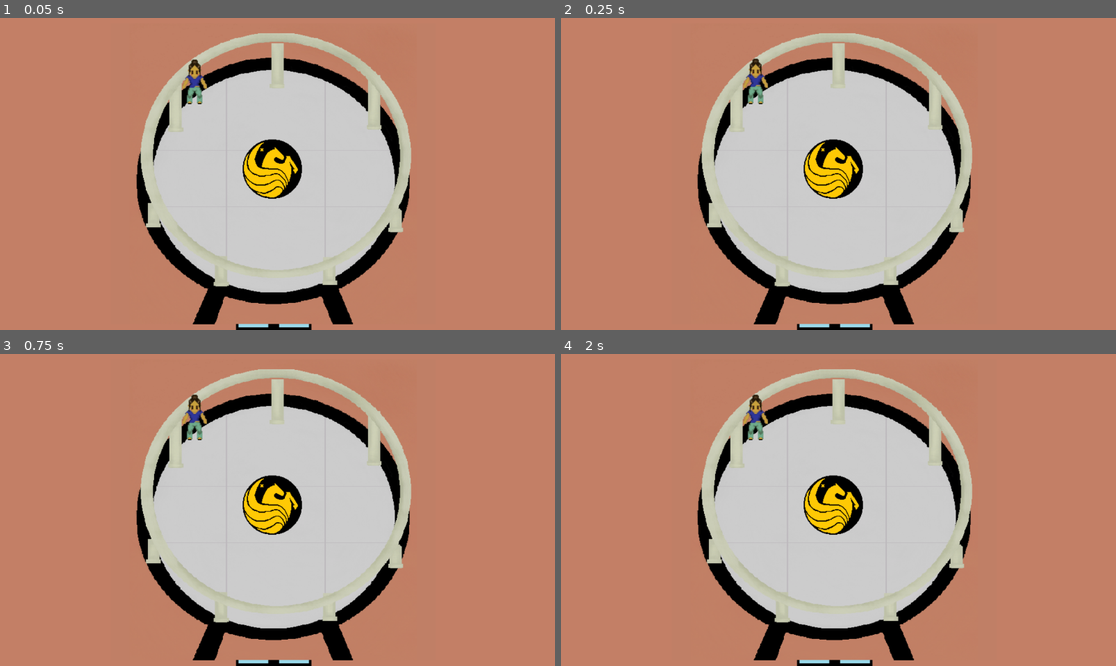
Above: before the commit, frames 1-4 (two rows, left to right).
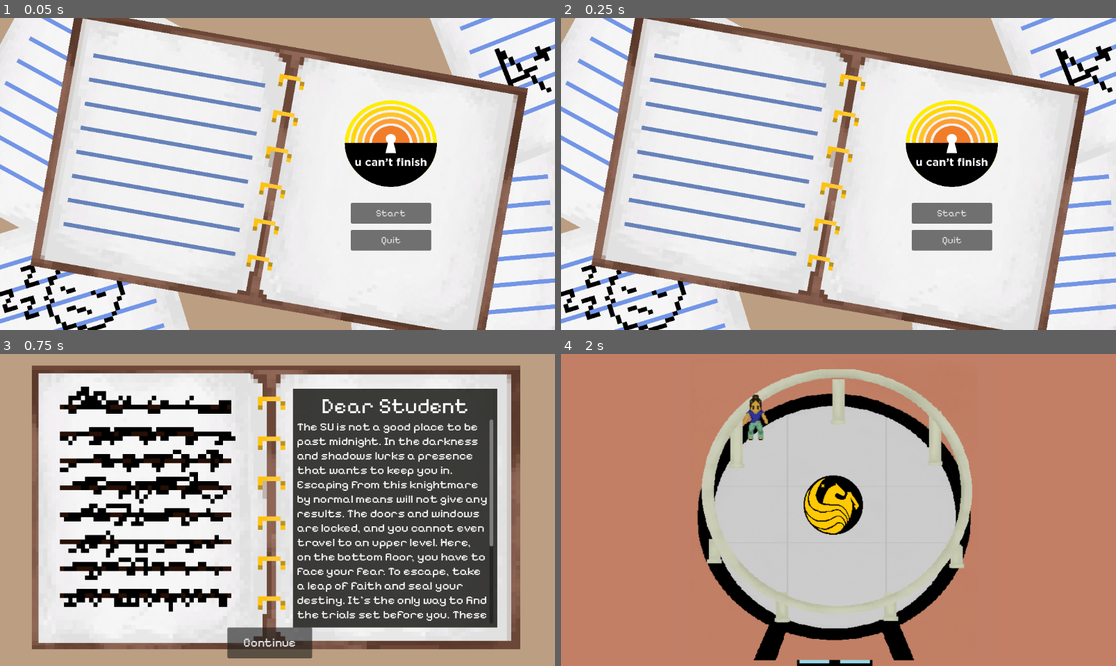
Above: after the commit, the same moments.

Repository: Sindhu9626/GWCProject-UCF
Game: Godot game, scene res://scenes/Title_screen.tscn
Same seed, same stepped clock (60 frames per second), same inputs: the game is played once before the commit and once after it. Before the commit the project starts from res://scenes/game.tscn.
Inputs (mouse positions are in pixels of both pictures, inside the frame that each line leads up to):
- Up to frame 1 (0.05 s): no input
- Up to frame 2 (0.25 s): no input
- Up to frame 3 (0.75 s): click (388, 550) at 0.5 s, where only the run after the commit has a clickable "Start"
- Up to frame 4 (2 s): click (832, 644) at 1.25 s, where only the run after the commit has a clickable "Continue"

The runs differ from the first frame. In frame 1, 98% of the frame differs, in the area x 0-100%, y 0-100%; in frame 2, 98%; in frame 3, 97%; in frame 4, nothing differs.

Commit message:
added title and note screens properly

Diff:
--- /dev/null
+++ b/gw-cproject/assets/continue_button.gd
@@ -0,0 +1,5 @@
+extends Button
+
+func on_note_continue_pressed():
+	get_parent().visible = false
+	get_tree().change_scene_to_file("res://game_screen.tscn")
--- /dev/null
+++ b/gw-cproject/assets/exit_button.gd
@@ -0,0 +1,7 @@
+extends TextureButton
+
+func _on_exit_pressed():
+	print("exit button pressed")
+
+	# Hides the notes page
+	owner.hide()
--- /dev/null
+++ b/gw-cproject/assets/icon.svg
@@ -0,0 +1 @@
+<svg xmlns="http://www.w3.org/2000/svg" width="128" height="128"><rect width="124" height="124" x="2" y="2" fill="#363d52" stroke="#212532" stroke-width="4" rx="14"/><g fill="#fff" transform="translate(12.322 12.322)scale(.101)"><path d="M105 673v33q407 354 814 0v-33z"/><path fill="#478cbf" d="m105 673 152 14q12 1 15 14l4 67 132 10 8-61q2-11 15-15h162q13 4 15 15l8 61 132-10 4-67q3-13 15-14l152-14V427q30-39 56-81-35-59-83-108-43 20-82 47-40-37-88-64 7-51 8-102-59-28-123-42-26 43-46 89-49-7-98 0-20-46-46-89-64 14-123 42 1 51 8 102-48 27-88 64-39-27-82-47-48 49-83 108 26 42 56 81zm0 33v39c0 276 813 276 814 0v-39l-134 12-5 69q-2 10-14 13l-162 11q-12 0-16-11l-10-65H446l-10 65q-4 11-16 11l-162-11q-12-3-14-13l-5-69z"/><path d="M483 600c0 34 58 34 58 0v-86c0-34-58-34-58 0z"/><circle cx="725" cy="526" r="90"/><circle cx="299" cy="526" r="90"/></g><g fill="#414042" transform="translate(12.322 12.322)scale(.101)"><circle cx="307" cy="532" r="60"/><circle cx="717" cy="532" r="60"/></g></svg>
--- a/gw-cproject/project.godot
+++ b/gw-cproject/project.godot
@@ -11,7 +11,7 @@
 [application]
 
 config/name="GWCproject"
-run/main_scene="res://scenes/game.tscn"
+run/main_scene="uid://cpuphwfxhumii"
 config/features=PackedStringArray("4.6", "Forward Plus")
 config/icon="res://icon.svg"
 
--- /dev/null
+++ b/gw-cproject/scenes/Title_screen.tscn
@@ -0,0 +1,127 @@
+[gd_scene format=3 uid="uid://cpuphwfxhumii"]
+
+[ext_resource type="Texture2D" uid="uid://bsfj4fp3tn6qb" path="res://assets/notebook_blue.png" id="1_uffmt"]
+[ext_resource type="Texture2D" uid="uid://bhg7a7e1tvpwx" path="res://assets/page_doodles.png" id="2_0khuj"]
+[ext_resource type="Texture2D" uid="uid://bghb0wa7lieeu" path="res://assets/page_bluelines.png" id="3_7jtef"]
+[ext_resource type="Texture2D" uid="uid://vax7lg64jpwb" path="res://assets/game_logo.png" id="4_b72b4"]
+[ext_resource type="Script" path="res://scripts/quit_button.gd" id="5_0khuj"]
+[ext_resource type="FontFile" uid="uid://bpww68kvlsu7g" path="res://fonts/PixelifySans-Regular.ttf" id="5_b72b4"]
+[ext_resource type="Script" path="res://scripts/start_button.gd" id="6_ej8b0"]
+
+[node name="Control" type="Control" unique_id=629614880]
+layout_mode = 3
+anchors_preset = 15
+anchor_right = 1.0
+anchor_bottom = 1.0
+grow_horizontal = 2
+grow_vertical = 2
+
+[node name="ColorRect" type="ColorRect" parent="." unique_id=1835063309]
+z_index = -4
+layout_mode = 0
+offset_left = -66.0
+offset_top = -47.0
+offset_right = 1220.0
+offset_bottom = 708.0
+color = Color(0.7372549, 0.61960787, 0.50980395, 1)
+
+[node name="Title_notebook" type="TextureRect" parent="." unique_id=1636772942]
+layout_mode = 0
+offset_left = 157.00002
+offset_top = -19.0
+offset_right = 1110.4375
+offset_bottom = 522.3591
+rotation = 0.17453292
+texture = ExtResource("1_uffmt")
+expand_mode = 3
+
+[node name="doodlepage_1" type="TextureRect" parent="." unique_id=1575126530]
+z_index = -1
+layout_mode = 0
+offset_left = 825.77344
+offset_top = -168.10904
+offset_right = 1333.8087
+offset_bottom = 361.2966
+rotation = -0.37524578
+texture = ExtResource("2_0khuj")
+expand_mode = 3
+
+[node name="doodlepage_2" type="TextureRect" parent="." unique_id=627117565]
+z_index = -1
+layout_mode = 0
+offset_left = -167.45187
+offset_top = 499.04318
+offset_right = 325.26572
+offset_bottom = 1035.1246
+rotation = -0.29670596
+texture = ExtResource("2_0khuj")
+expand_mode = 3
+
+[node name="blankpage" type="TextureRect" parent="." unique_id=499845446]
+z_index = -2
+layout_mode = 0
+offset_left = 102.0
+offset_top = -130.99998
+offset_right = 580.55005
+offset_bottom = 395.43683
+rotation = 0.5009095
+texture = ExtResource("3_7jtef")
+expand_mode = 3
+
+[node name="blankpage2" type="TextureRect" parent="." unique_id=1506655956]
+z_index = -2
+layout_mode = 0
+offset_left = 690.00006
+offset_top = 192.0
+offset_right = 1170.3374
+offset_bottom = 732.54443
+rotation = -0.08726646
+texture = ExtResource("3_7jtef")
+expand_mode = 3
+
+[node name="logo" type="TextureRect" parent="." unique_id=4869977]
+layout_mode = 1
+anchors_preset = -1
+anchor_left = 0.58100003
+anchor_top = 0.19800001
+anchor_right = 0.82800007
+anchor_bottom = 0.60800004
+offset_left = -0.31201172
+offset_top = -0.3040161
+offset_right = -0.3560791
+offset_bottom = 0.015960693
+grow_horizontal = 2
+grow_vertical = 2
+texture = ExtResource("4_b72b4")
+expand_mode = 1
+
+[node name="start_button" type="Button" parent="." unique_id=1489290759]
+layout_mode = 0
+offset_left = 728.0
+offset_top = 384.0
+offset_right = 895.0
+offset_bottom = 427.0
+theme_override_fonts/font = ExtResource("5_b72b4")
+theme_override_font_sizes/font_size = 20
+text = "Start"
+script = ExtResource("6_ej8b0")
+
+[node name="quit_button" type="Button" parent="." unique_id=561764761]
+layout_mode = 0
+offset_left = 728.0
+offset_top = 440.0
+offset_right = 895.0
+offset_bottom = 483.0
+theme_override_fonts/font = ExtResource("5_b72b4")
+theme_override_font_sizes/font_size = 20
+text = "Quit"
+script = ExtResource("5_0khuj")
+
+[node name="ConfirmationDialog" type="ConfirmationDialog" parent="quit_button" unique_id=1829881654]
+dialog_text = "Are you sure you want to quit the game?
+All progress will be lost."
+dialog_close_on_escape = false
+
+[connection signal="pressed" from="start_button" to="start_button" method="_on_start_button_pressed"]
+[connection signal="pressed" from="quit_button" to="quit_button" method="_on_quit_button_pressed"]
+[connection signal="confirmed" from="quit_button/ConfirmationDialog" to="quit_button" method="_on_dialog_confirmed"]
--- /dev/null
+++ b/gw-cproject/scenes/notes_screen.tscn
@@ -0,0 +1,90 @@
+[gd_scene format=3 uid="uid://c8ps4tygy72nu"]
+
+[ext_resource type="Texture2D" uid="uid://cpkf7djyxnk7q" path="res://assets/notebook_black.png" id="1_nvpii"]
+[ext_resource type="Texture2D" uid="uid://dl4gxyr08f58k" path="res://assets/page_scribbles.png" id="2_olo5m"]
+[ext_resource type="FontFile" uid="uid://bpww68kvlsu7g" path="res://fonts/PixelifySans-Regular.ttf" id="3_o1x8c"]
+[ext_resource type="FontFile" uid="uid://ckervbxo0pcfs" path="res://fonts/PixelifySans-Medium.ttf" id="5_olo5m"]
+[ext_resource type="Script" uid="uid://bhvtd5updbl3m" path="res://scripts/continue_button.gd" id="6_o1x8c"]
+
+[node name="Control" type="Control" unique_id=1373059897]
+process_mode = 3
+layout_mode = 3
+anchors_preset = 15
+anchor_right = 1.0
+anchor_bottom = 1.0
+grow_horizontal = 2
+grow_vertical = 2
+
+[node name="background" type="ColorRect" parent="." unique_id=1099505810]
+layout_mode = 0
+offset_left = -47.0
+offset_top = -26.0
+offset_right = 1202.0
+offset_bottom = 684.0
+color = Color(0.7372549, 0.61960787, 0.50980395, 1)
+
+[node name="notebook" type="TextureRect" parent="." unique_id=1787940211]
+layout_mode = 0
+offset_left = 66.0
+offset_top = 24.0
+offset_right = 1080.0
+offset_bottom = 613.0
+texture = ExtResource("1_nvpii")
+expand_mode = 1
+
+[node name="scribbled_page" type="TextureRect" parent="notebook" unique_id=331307846]
+layout_mode = 0
+offset_left = 14.0
+offset_top = 16.0
+offset_right = 454.0
+offset_bottom = 576.0
+texture = ExtResource("2_olo5m")
+expand_mode = 1
+
+[node name="balck_bg" type="ColorRect" parent="notebook" unique_id=8369613]
+layout_mode = 0
+offset_left = 542.0
+offset_top = 48.0
+offset_right = 966.0
+offset_bottom = 544.0
+color = Color(0.015686275, 0.015686275, 0, 0.77254903)
+
+[node name="note_title" type="Label" parent="notebook/balck_bg" unique_id=1733460997]
+layout_mode = 0
+offset_left = 16.0
+offset_top = 8.0
+offset_right = 409.0
+offset_bottom = 64.0
+theme_override_fonts/font = ExtResource("3_o1x8c")
+theme_override_font_sizes/font_size = 45
+text = "Dear Student"
+horizontal_alignment = 1
+autowrap_mode = 3
+clip_text = true
+text_overrun_behavior = 6
+
+[node name="note_text" type="RichTextLabel" parent="notebook/balck_bg" unique_id=1190628686]
+layout_mode = 0
+offset_left = 8.0
+offset_top = 64.0
+offset_right = 416.0
+offset_bottom = 488.0
+theme_override_fonts/normal_font = ExtResource("3_o1x8c")
+theme_override_font_sizes/normal_font_size = 25
+text = "The SU is not a good place to be past midnight. In the darkness and shadows lurks a presence that wants to keep you in. Escaping from this knightmare by normal means will not give any results. The doors and windows are locked, and you cannot even travel to an upper level. Here, on the bottom floor, you have to face your fear. To escape, take a leap of faith and seal your destiny. It’s the only way to find the trials set before you. These trials build upon each other, so you must remember the answers you have given. And don’t forget that if you take too long, you might not be able to leave at all. Good luck!
+
+Your Friend,
+Knightro"
+
+[node name="continue_button" type="Button" parent="." unique_id=1997795251]
+layout_mode = 0
+offset_left = 472.0
+offset_top = 568.0
+offset_right = 648.0
+offset_bottom = 632.0
+theme_override_fonts/font = ExtResource("5_olo5m")
+theme_override_font_sizes/font_size = 25
+text = "Continue"
+script = ExtResource("6_o1x8c")
+
+[connection signal="pressed" from="continue_button" to="continue_button" method="on_note_continue_pressed"]
--- a/gw-cproject/scenes/scene_trigger.tscn
+++ b/gw-cproject/scenes/scene_trigger.tscn
@@ -1,6 +1,6 @@
 [gd_scene format=3 uid="uid://b8n8ymqeuxmwv"]
 
-[ext_resource type="Texture2D" uid="uid://ry2jsah228yo" path="res://assets/craftpix-556112-free-crystals-2d-game-items/PNG/shiny/3.png" id="1_al1jy"]
+[ext_resource type="Texture2D" uid="uid://qbfyl5oqvbvn" path="res://assets/Enviornmental Art/seal.png" id="1_al1jy"]
 
 [sub_resource type="CircleShape2D" id="CircleShape2D_h626q"]
 radius = 129.00388
--- /dev/null
+++ b/gw-cproject/scripts/continue_button.gd
@@ -0,0 +1,5 @@
+extends Button
+
+func on_note_continue_pressed():
+	get_parent().visible = false
+	get_tree().change_scene_to_file("res://scenes/game.tscn")
--- /dev/null
+++ b/gw-cproject/scripts/exit_button.gd
@@ -0,0 +1,7 @@
+extends TextureButton
+
+func _on_exit_pressed():
+	print("exit button pressed")
+
+	# Hides the notes page
+	owner.hide()
--- /dev/null
+++ b/gw-cproject/scripts/quit_button.gd
@@ -0,0 +1,15 @@
+extends Button
+
+@onready var confirm_dialog: ConfirmationDialog = $ConfirmationDialog
+
+func _ready() -> void:
+	$ConfirmationDialog.get_label().horizontal_alignment = HORIZONTAL_ALIGNMENT_CENTER
+
+# signal to quit the game
+func _on_quit_button_pressed():
+	if is_pressed():
+		confirm_dialog.popup_centered()
+		confirm_dialog.show()
+
+func _on_dialog_confirmed():
+	get_tree().quit()
--- /dev/null
+++ b/gw-cproject/scripts/resume_button.gd
@@ -0,0 +1,10 @@
+extends Button
+
+func _on_resume_button_pressed():
+	print("resume button pressed\n")
+
+	# Unpauses the game
+	get_tree().paused = false
+
+	# Hides the pause menu
+	owner.hide()
--- /dev/null
+++ b/gw-cproject/scripts/start_button.gd
@@ -0,0 +1,5 @@
+extends Button
+
+func _on_start_button_pressed():
+	print('Start button pressed\n')
+	get_tree().change_scene_to_file("res://scenes/notes_screen.tscn")
Binary file added: gw-cproject/assets/confetti_fall.gif
Not shown, added: gw-cproject/assets/continue_button.gd.uid
Not shown, added: gw-cproject/assets/exit_button.gd.uid
Binary file added: gw-cproject/assets/game_logo.png
Not shown, added: gw-cproject/assets/game_logo.png.import
Not shown, added: gw-cproject/assets/icon.svg.import
Binary file added: gw-cproject/assets/ipad_nobg.png
Not shown, added: gw-cproject/assets/ipad_nobg.png.import
Binary file added: gw-cproject/assets/knightro_logo.png
Not shown, added: gw-cproject/assets/knightro_logo.png.import
Binary file added: gw-cproject/assets/notebook_black.png
Not shown, added: gw-cproject/assets/notebook_black.png.import
(and 30 more such lines)
